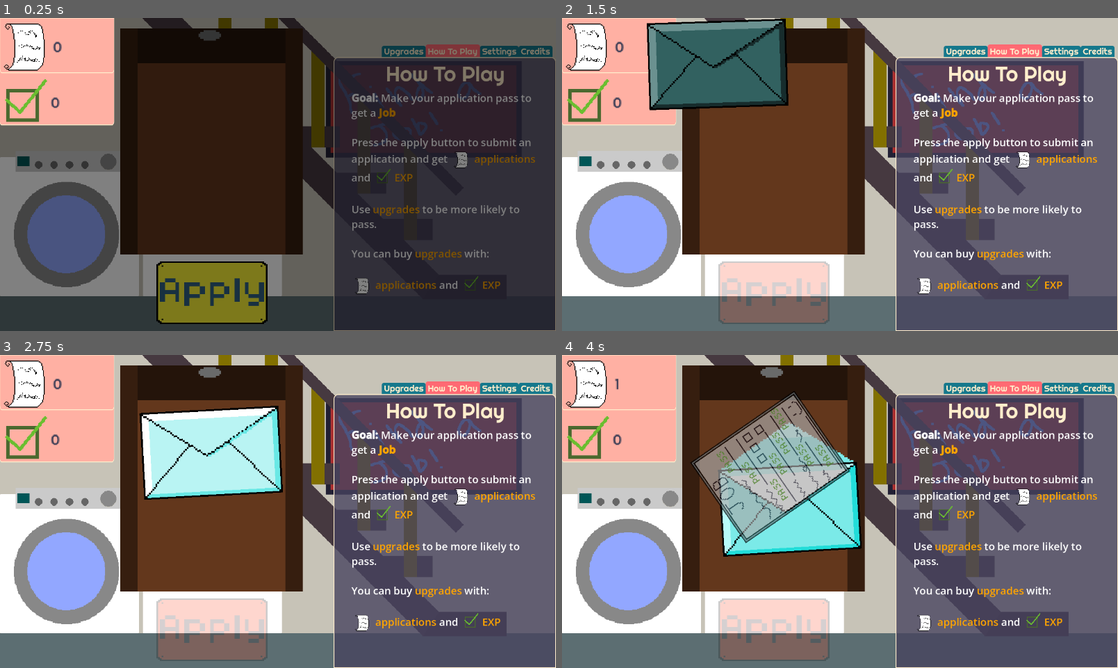
Above: before the commit, frames 1-4 (two rows, left to right).
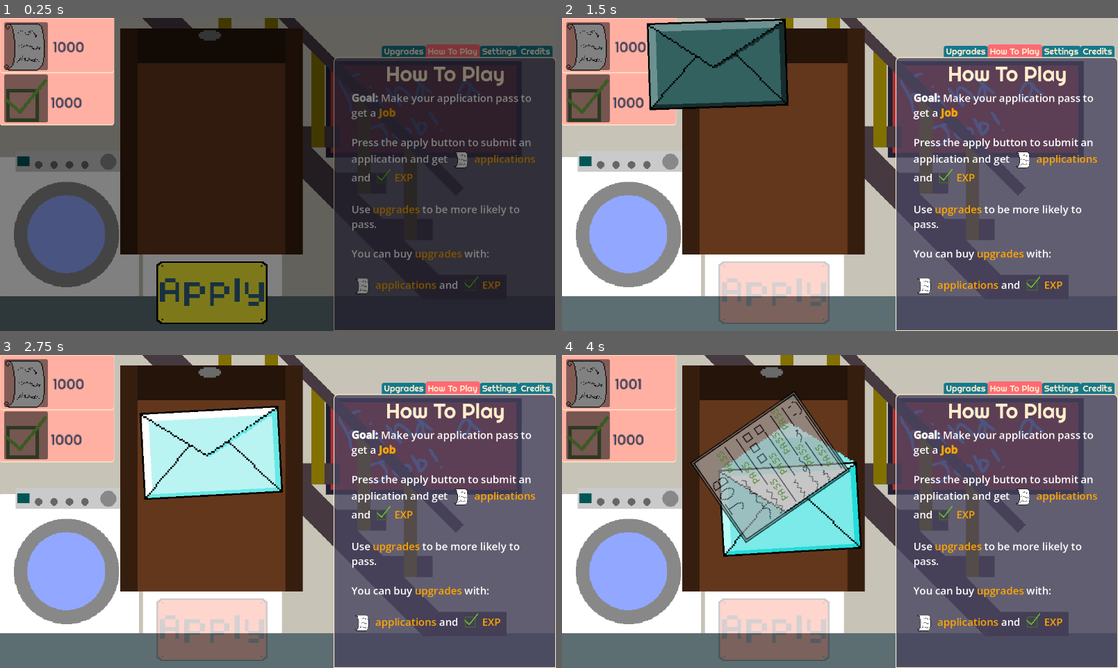
Above: after the commit, the same moments.

Repository: OrangePainting/in-this-economy
Game: Godot game, scene res://Scenes/main.tscn
The game is run twice, just before and just after one commit, with the same random seed, the same clock (stepped at 60 frames per second) and the same inputs. This scene is started directly instead of the project's main scene.
Inputs (mouse positions are in pixels of both pictures, inside the frame that each line leads up to):
- Up to frame 1 (0.25 s): no input
- Up to frame 2 (1.5 s): click (773, 293) at 0.5 s; move the mouse to (962, 158) at 1.27 s; click (962, 158) at 1.42 s
- Up to frame 3 (2.75 s): move the mouse to (166, 527) at 2.02 s; click (166, 527) at 2.17 s
- Up to frame 4 (4 s): click (773, 452) at 2.75 s; move the mouse to (895, 442) at 3.52 s; click (895, 442) at 3.67 s

The runs differ from the first frame. In frame 1, 2.6% of the frame differs, in the area x 0-16%, y 1-34%; in frame 2, 2.6%; in frame 3, 2.6%; in frame 4, 2.6%.
Error before the commit: Invalid assignment of property or key 'value' with value of type 'float' on a base object of type 'null instance'. (res://Scripts/settings.gd:11)

Commit message:
Added more qol stuff
Krish Konda
3:44 06/25/26

Fixed project timers and stopped them after the time is done

Diff:
--- a/Scenes/pin_drop_manager.tscn
+++ b/Scenes/pin_drop_manager.tscn
@@ -21,13 +21,6 @@
 theme = ExtResource("2_tr7yb")
 theme_override_font_sizes/font_size = 20
 
-[node name="ProgressLabel" type="Label" parent="." unique_id=1121990224]
-unique_name_in_owner = true
-layout_mode = 0
-offset_right = 40.0
-offset_bottom = 23.0
-theme_override_font_sizes/font_size = 20
-
 [node name="InfoLabel" type="Label" parent="." unique_id=1115913294]
 unique_name_in_owner = true
 layout_mode = 0
--- a/Scenes/project_template.tscn
+++ b/Scenes/project_template.tscn
@@ -3,7 +3,6 @@
 [ext_resource type="Theme" uid="uid://b3klx57slj0l3" path="res://Assets/UI/soft_retro/soft_retro/soft_retro.tres" id="1_njtvn"]
 [ext_resource type="Script" uid="uid://brb84vfcavx6r" path="res://Scripts/project_template.gd" id="2_a2nrf"]
 [ext_resource type="Texture2D" uid="uid://rcmn7js2xder" path="res://Assets/Upgrade/UpgradeBackgroundHovered.png" id="2_bgfvo"]
-[ext_resource type="Texture2D" uid="uid://clbfp4o2hntsy" path="res://Assets/UI/ApplicationLogo.png" id="2_i0kc7"]
 [ext_resource type="Texture2D" uid="uid://deyko3ipul5h2" path="res://Assets/Upgrade/UpgradeBackgroundClicked.png" id="3_s23ai"]
 [ext_resource type="Texture2D" uid="uid://bhm4ep11115sw" path="res://Assets/Upgrade/UpgradeBackground.png" id="4_56e2i"]
 [ext_resource type="Texture2D" uid="uid://cbisejasy1ncd" path="res://Assets/Upgrade/UpgradeBackgroundDisabled.png" id="5_1n841"]
@@ -52,16 +51,14 @@
 layout_mode = 2
 alignment = 1
 
-[node name="AppSprite" type="TextureRect" parent="HBoxContainer/HBoxContainer" unique_id=1218175432]
-layout_mode = 2
-texture = ExtResource("2_i0kc7")
-stretch_mode = 5
-
-[node name="AppCostLabel" type="Label" parent="HBoxContainer/HBoxContainer" unique_id=1226513198]
-custom_minimum_size = Vector2(64, 64)
+[node name="DescriptionLabel" type="Label" parent="HBoxContainer/HBoxContainer" unique_id=1638683231]
+unique_name_in_owner = true
+custom_minimum_size = Vector2(250, 50)
 layout_mode = 2
 mouse_filter = 1
-text = "Cost"
+theme_override_font_sizes/font_size = 24
+text = "Complete to gain _ experience"
+horizontal_alignment = 1
 vertical_alignment = 1
 
 [connection signal="pressed" from="." to="." method="_on_pressed"]
--- a/Scenes/tab_system.tscn
+++ b/Scenes/tab_system.tscn
@@ -5,6 +5,7 @@
 [ext_resource type="Script" uid="uid://cb2u3x5xd2a8x" path="res://Scripts/upgrade_container.gd" id="2_4bjt4"]
 [ext_resource type="Script" uid="uid://bjwudc1wy4etj" path="res://Scripts/settings.gd" id="3_kfw27"]
 [ext_resource type="Script" uid="uid://cefuvxdfaf15l" path="res://Scripts/projects.gd" id="3_rdeo7"]
+[ext_resource type="FontFile" uid="uid://i1eetfry6s4h" path="res://Assets/UI/soft_retro/soft_retro/Righteous/Righteous-Regular.ttf" id="5_r4a1v"]
 
 [sub_resource type="StyleBoxFlat" id="StyleBoxFlat_4bjt4"]
 bg_color = Color(0.27565, 0.259, 0.37, 0.78431374)
@@ -29,7 +30,7 @@
 theme_override_font_sizes/font_size = 20
 theme_override_styles/panel = SubResource("StyleBoxFlat_4bjt4")
 tab_alignment = 2
-current_tab = 3
+current_tab = 2
 clip_tabs = false
 
 [node name="Upgrades" type="TabBar" parent="TabContainer" unique_id=1681068401]
@@ -95,7 +96,6 @@
 script = ExtResource("3_rdeo7")
 
 [node name="How To Play" type="TabBar" parent="TabContainer" unique_id=447612872]
-visible = false
 layout_mode = 2
 metadata/_tab_index = 2
 
@@ -104,6 +104,7 @@
 offset_right = 510.0
 offset_bottom = 73.0
 theme = ExtResource("1_xwrfs")
+theme_override_fonts/font = ExtResource("5_r4a1v")
 theme_override_font_sizes/font_size = 48
 text = "How To Play"
 horizontal_alignment = 1
@@ -129,6 +130,7 @@
 Complete [color=ORANGE]projects[/color] to gain EXP [img=10%x10%]res://Assets/UI/ExpLogo.png[/img][/font_size]"
 
 [node name="Settings" type="TabBar" parent="TabContainer" unique_id=597449230]
+visible = false
 layout_mode = 2
 script = ExtResource("3_kfw27")
 metadata/_tab_index = 3
@@ -154,6 +156,7 @@
 max_value = 1.0
 step = 0.01
 value = 1.0
+ticks_position = 3
 
 [node name="Gap" type="Label" parent="TabContainer/Settings/VBoxContainer" unique_id=159655605]
 layout_mode = 2
@@ -175,6 +178,7 @@
 max_value = 1.0
 step = 0.01
 value = 0.7
+ticks_position = 3
 
 [node name="Gap2" type="Label" parent="TabContainer/Settings/VBoxContainer" unique_id=1717630107]
 layout_mode = 2
@@ -191,11 +195,12 @@
 horizontal_alignment = 1
 vertical_alignment = 1
 
-[node name="ApplicationSFXSlider2" type="HSlider" parent="TabContainer/Settings/VBoxContainer" unique_id=1500116734]
+[node name="ApplicationSFXSlider" type="HSlider" parent="TabContainer/Settings/VBoxContainer" unique_id=1500116734]
 layout_mode = 2
 max_value = 1.0
 step = 0.01
 value = 0.7
+ticks_position = 3
 
 [node name="Credits" type="TabBar" parent="TabContainer" unique_id=1158159260]
 visible = false
--- a/Scenes/ui_manager.tscn
+++ b/Scenes/ui_manager.tscn
@@ -68,6 +68,19 @@
 texture = ExtResource("3_i37jq")
 centered = false
 
+[node name="AutoExpOverlay" type="Panel" parent="CanvasLayer" unique_id=793024201]
+offset_left = 10.0
+offset_top = 130.0
+offset_right = 110.0
+offset_bottom = 240.0
+
+[node name="AutoAppsOverlay" type="Panel" parent="CanvasLayer" unique_id=1735678984]
+modulate = Color(0.6556657, 0.6556657, 0.6556657, 0.8784314)
+offset_left = 10.0
+offset_top = 10.0
+offset_right = 110.0
+offset_bottom = 120.0
+
 [node name="Clipboard" type="Sprite2D" parent="." unique_id=1648892064]
 position = Vector2(277, 24)
 scale = Vector2(4, 4)
--- a/Scripts/Autoloads/global_data.gd
+++ b/Scripts/Autoloads/global_data.gd
@@ -21,18 +21,18 @@
 # AN
 # [FIXED] Quit button not working
 # - Fix, replace to credits prolly
-# fail/pass sfx is quieter than rest of them
-# forgot to add cost to projects, will probably remove them
-# story part: most of the time you can't get the fail results in real life
+# [FIXED] fail/pass sfx is quieter than rest of them
+# [FIXED] forgot to add cost to projects, will probably remove them
+# [FIXED] Put finished upgrades at the end of the list (put viable upgrades at the beginning too?)
 # currently mainly grinding for applications, not exp
 # - fix: make the projects give you applications too?? How would make this work thematically??
-# Put finished upgrades at the end of the list (put viable upgrades at the beginning too?)
+# story part: most of the time you can't get the fail results in real life
 # Need to make this better for ppl who have hand problems
 # feedback from the project completion needs to exist
 # Still work with the upgrades
 # - At the beginning the game focuses on applications, then later it goes into exp
 # background is kinda weird, cuz top down view with side perspective
-# time for grid game goes into the negatives
+# [FIXED] time for grid game goes into the negatives
 # labels for top left ui need applications and experience
 # for ui in top left, add some sort of progress bar to make the auto apply stuff be visible (same for expereince)
 # add more music lol (probably also add a button in the credits)
@@ -47,8 +47,8 @@
 
 var total_time: float = 0
 
-var total_apps: int = 0
-var experience: int = 0
+var total_apps: int = 1000
+var experience: int = 1000
 
 var upgrades_bought: Dictionary[UpgradeInfo, int] # key = upgrade, value = highest level bought
 var num_upgrades_bought = 0
--- a/Scripts/Projects/arc_game_manager.gd
+++ b/Scripts/Projects/arc_game_manager.gd
@@ -38,7 +38,10 @@
 
 # Called every frame. 'delta' is the elapsed time since the previous frame.
 func _process(delta: float) -> void:
-	if done: return
+	if done:
+		$ActionButton.disabled = true
+		$ActionButton.text = "Time's Up!"
+		return
 	total_time += delta
 	for i in NUM_RINGS: ring_angles[i] = fmod(ring_angles[i] + ring_speeds[i] * delta + 360.0, 360.0)
 	queue_redraw()
--- a/Scripts/Projects/grid_game_manager.gd
+++ b/Scripts/Projects/grid_game_manager.gd
@@ -11,6 +11,8 @@
 var total_time: float = 0
 var current_direction = 0 # Up, then clockwise
 var spin_delay = 0.4
+
+var done = false
 
 const Spike = preload("res://Scenes/Projects/spike.tscn")
 var num_spikes: int
@@ -96,15 +98,22 @@
 
 # Called every frame. 'delta' is the elapsed time since the previous frame.
 func _process(delta: float) -> void:
+	if done:
+		$Button.disabled = true
+		$Button.text = "Time's Up!"
+		return
 	total_time += delta
 	var display = snappedf(starting_time - total_time, 0.01)
 	if display != last_display:
 		last_display = display
-		%TimeLabel.text = "Time Left: %.2f" % display
+		%TimeLabel.text = "Time Left: %.2f" % maxf(display, 0)
+
+	if display <= 0: done = true
 
 func change_direction() -> void:
-	current_direction = (current_direction + 1) % 4
-	spinner.rotate_spinner()
+	if not done:
+		current_direction = (current_direction + 1) % 4
+		spinner.rotate_spinner()
 
 func _on_button_pressed() -> void:
 	person.button_pressed(current_direction)
--- a/Scripts/Projects/pin_drop_manager.gd
+++ b/Scripts/Projects/pin_drop_manager.gd
@@ -27,14 +27,12 @@
 var targets_hit: int = 0
 
 @onready var time_label = %TimeLabel
-@onready var progress_label = %ProgressLabel
 
 # Called when the node enters the scene tree for the first time.
 func _ready() -> void:
 	%InfoLabel.position = Vector2.RIGHT * RADIUS * 2.2
 	%ActionButton.position = %InfoLabel.position  + Vector2.DOWN * (%InfoLabel.size.y + 20)
-	%ProgressLabel.position = Vector2.DOWN * RADIUS * 2
-	%TimeLabel.position = %ProgressLabel.position + Vector2.DOWN * 20
+	%TimeLabel.position = Vector2.DOWN * RADIUS * 2
 
 	segments.resize(NUM_SEGMENTS)
 	hit_marks.resize(NUM_SEGMENTS)
@@ -54,11 +52,12 @@
 		hit_marks[i] = false
 		if types[i] == TYPE_TARGET: targets_needed += 1
 
-	update_labels()
-
 # Called every frame. 'delta' is the elapsed time since the previous frame.
 func _process(delta: float) -> void:
-	if done: return
+	if done:
+		$ActionButton.disabled = true
+		$ActionButton.text = "Time's Up!"
+		return
 	total_time += delta
 	wheel_angle = fmod(wheel_angle + SPIN_SPEED * delta, 360.0)
 	queue_redraw()
@@ -120,7 +119,6 @@
 			if not hit_marks[index]:
 				hit_marks[index] = true
 				targets_hit += 1 # yay
-				update_labels()
 				flash(Color.LAWN_GREEN)
 				if targets_hit >= targets_needed:
 					done = true
@@ -128,7 +126,6 @@
 		TYPE_DANGER:
 			for i in NUM_SEGMENTS: hit_marks[i] = false
 			targets_hit = 0
-			update_labels()
 			flash(Color.RED)
 		TYPE_NORMAL:
 			flash(Color.WEB_GRAY)
@@ -138,8 +135,6 @@
 	var local_angle = fmod(360.0 - wheel_angle, 360.0)
 	return int(local_angle / segment_degrees) % NUM_SEGMENTS
 
-func update_labels() -> void:
-	progress_label.text = "Stars: %d / %d" % [targets_hit, targets_needed]
 
 func flash(color: Color) -> void:
 	flashing = true
--- a/Scripts/project_template.gd
+++ b/Scripts/project_template.gd
@@ -24,6 +24,9 @@
 func display_text(text: String) -> void:
 	%NameLabel.text = text
 
+func display_desc_text(text: String) -> void:
+	%DescriptionLabel.text = text
+
 func return_text() -> String:
 	return %NameLabel.text
 
--- a/Scripts/projects.gd
+++ b/Scripts/projects.gd
@@ -7,6 +7,7 @@
 var overlay: CanvasLayer
 
 var projects_names = ["Grid", "Arc", "Pin"]
+var projects_exp_gain = [20, 40, 60]
 
 # Called when the node enters the scene tree for the first time.
 func _ready() -> void:
@@ -32,9 +33,15 @@
 	var button = ProjectButton.instantiate()
 	button.display_text(display_text)
 	match game:
-		"Grid": button.pressed.connect(func(): launch_grid_game(button))
-		"Arc": button.pressed.connect(func(): launch_arc_game(button))
-		"Pin": button.pressed.connect(func(): launch_pin_drop_game(button))
+		"Grid":
+			button.pressed.connect(func(): launch_grid_game(button))
+			button.display_desc_text("Complete to gain %d experience" % projects_exp_gain[0])
+		"Arc":
+			button.pressed.connect(func(): launch_arc_game(button))
+			button.display_desc_text("Complete to gain %d experience" % projects_exp_gain[1])
+		"Pin":
+			button.pressed.connect(func(): launch_pin_drop_game(button))
+			button.display_desc_text("Complete to gain %d experience" % projects_exp_gain[2])
 	add_child(button)
 	button.setup_timer(time)
 
@@ -80,17 +87,17 @@
 	button.queue_free()
 
 func on_grid_completed() -> void:
-	GlobalData.experience += GlobalData.num_upgrades_bought + GlobalData.stats["projects_unlocked"] * 10 + int(GlobalData.total_time / 30) + randi_range(-5, 15)
+	GlobalData.experience += projects_exp_gain[0]
 	GlobalData.currency_changed.emit()
 	close()
 
 func on_pin_drop_completed() -> void:
-	GlobalData.experience += GlobalData.num_upgrades_bought + GlobalData.stats["projects_unlocked"] * 10 + int(GlobalData.total_time / 30) + randi_range(-5, 15)
+	GlobalData.experience += projects_exp_gain[1]
 	GlobalData.currency_changed.emit()
 	close()
 
 func on_arc_completed() -> void:
-	GlobalData.experience += GlobalData.num_upgrades_bought + GlobalData.stats["projects_unlocked"] * 10 + int(GlobalData.total_time / 30) + randi_range(-5, 15)
+	GlobalData.experience += projects_exp_gain[2]
 	GlobalData.currency_changed.emit()
 	close()
 
--- a/Scripts/settings.gd
+++ b/Scripts/settings.gd
@@ -3,7 +3,6 @@
 @onready var music_slider = $VBoxContainer/MusicSlider
 @onready var general_sfx_slider = $VBoxContainer/GeneralSFXSlider
 @onready var application_sfx_slider = $VBoxContainer/ApplicationSFXSlider
-
 # Called when the node enters the scene tree for the first time.
 func _ready() -> void:
 	music_slider.value = db_to_linear(AudioServer.get_bus_volume_db(AudioServer.get_bus_index("Music")))
--- a/Scripts/start_screen.gd
+++ b/Scripts/start_screen.gd
@@ -46,7 +46,7 @@
 
 
 func _on_start_button_pressed() -> void:
-	GlobalData.industry_name = $LineEdit.text
+	GlobalData.industry_name = %LineEdit.text
 	AudioController.stop_menu_music()
 	create_tween().tween_property(self, "modulate", Color.BLACK, 0.5)
 	await get_tree().create_timer(0.5).timeout
--- a/Scripts/upgrade_container.gd
+++ b/Scripts/upgrade_container.gd
@@ -34,4 +34,9 @@
 	var u = Upgrade.instantiate()
 	u.setup(upgrade_info)
 	add_child(u)
+	u.upgrade_is_maxed.connect(move_to_bottom)
 	upgrade_nodes.append(u)
+
+func move_to_bottom(upgrade_name: String) -> void:
+	for u in upgrade_nodes:
+		if u.upgrade.display_name == upgrade_name: move_child(u, -1)
--- a/Scripts/upgrade_template.gd
+++ b/Scripts/upgrade_template.gd
@@ -1,4 +1,6 @@
 extends Control
+
+signal upgrade_is_maxed(name)
 
 @onready var name_label = $HBoxContainer/InfoContainer/NameLabel
 @onready var desc_label = $HBoxContainer/InfoContainer/DescriptionLabel
@@ -22,6 +24,7 @@
 		var final_color = Color(1, 1, 1, 0.5) if is_maxed() else Color.WHITE
 		tween.tween_property(self, "modulate", Color.YELLOW_GREEN, 0.1)
 		tween.tween_property(self, "modulate", final_color, 0.1)
+		if is_maxed(): upgrade_is_maxed.emit(upgrade.display_name)
 	else:
 		tween.tween_property(self, "modulate", Color.RED, 0.1)
 		tween.tween_property(self, "modulate", Color.WHITE, 0.3)
--- a/Scripts/win_screen.gd
+++ b/Scripts/win_screen.gd
@@ -5,7 +5,7 @@
 
 # Called when the node enters the scene tree for the first time.
 func _ready() -> void:
-	%InfoLabel.text = "You did it!\nYou just landed your dream job in the %s industry!\nNow GO get that job in real life!" % GlobalData.industry_name
+	%InfoLabel.text = "You just landed your dream job in the %s industry!\nNow GO get that job in real life!" % GlobalData.industry_name
 	%WinScreenBackground.hide()
 	%PanelContainer.hide()
 
@@ -25,7 +25,7 @@
 
 
 func _on_play_again_button_pressed() -> void:
-	get_tree().reload_current_scene()
+	get_tree().change_scene_to_file("res://Scenes/start_screen.tscn")
 	GlobalData.reset_game()
 
 
